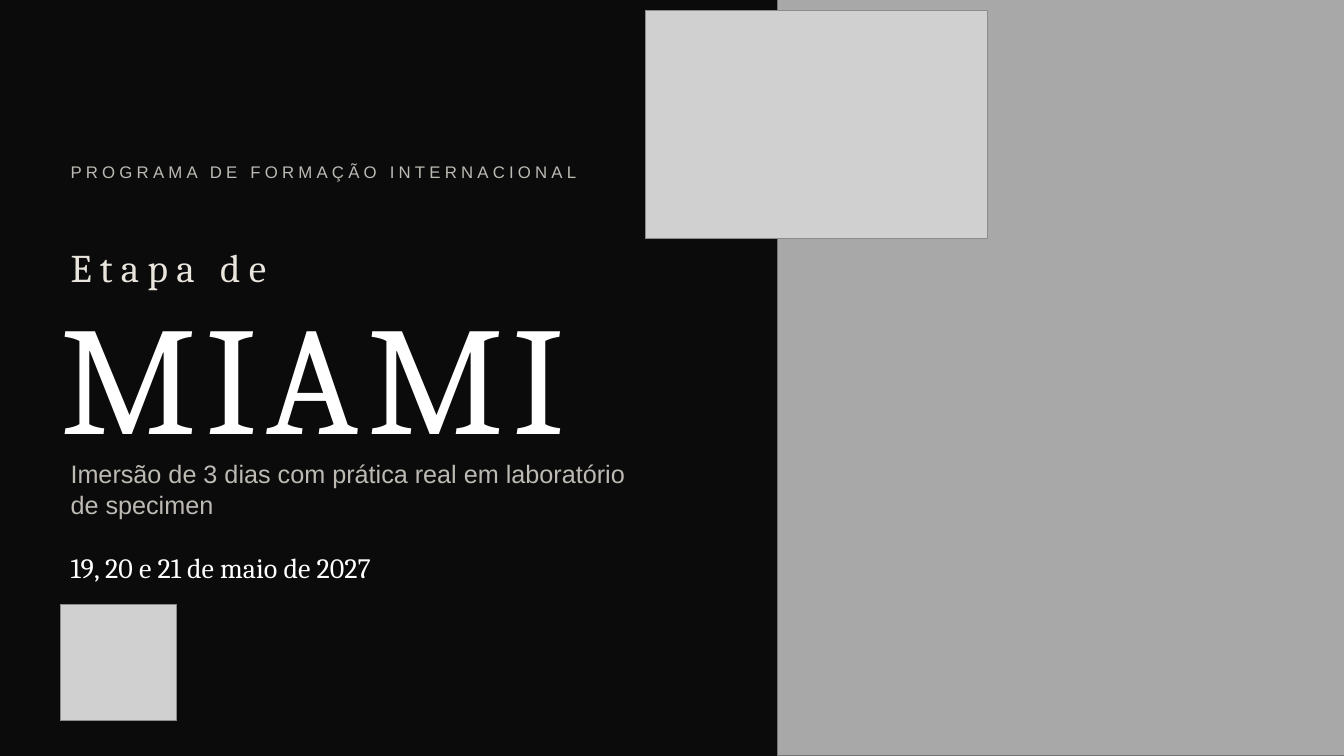
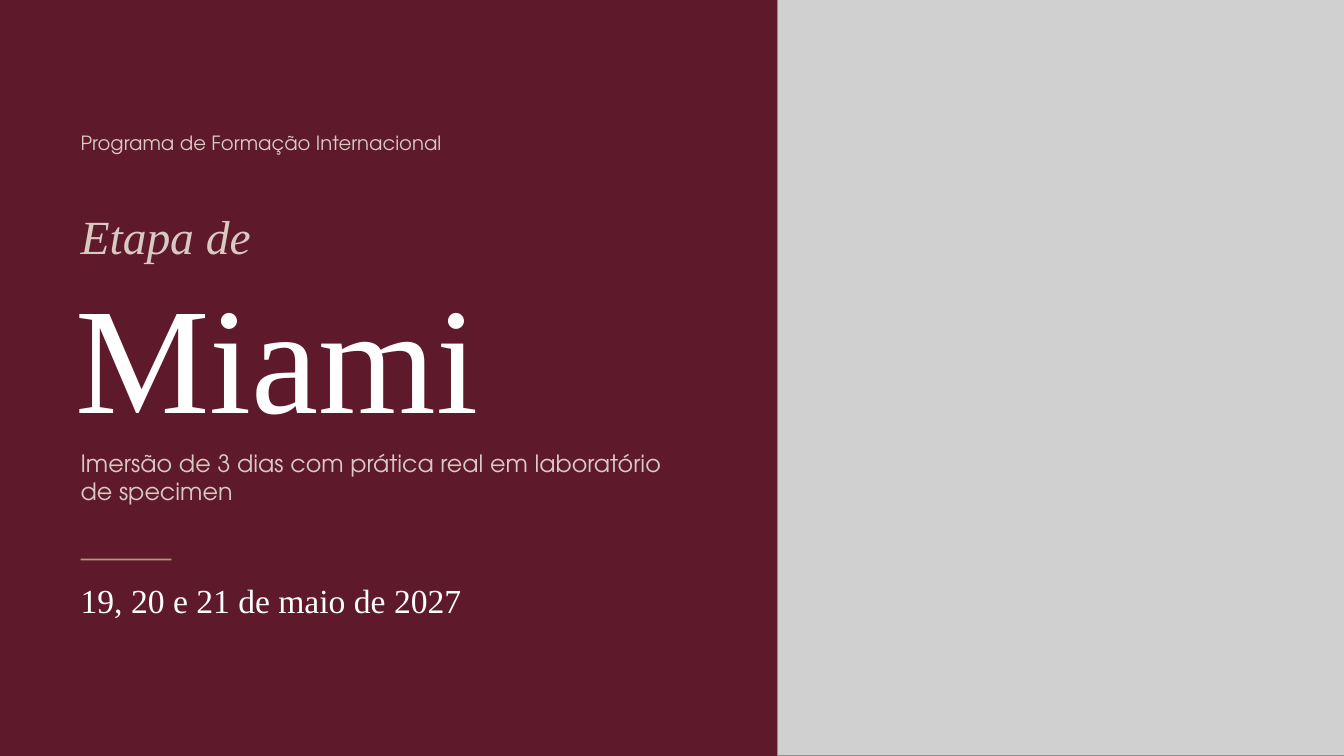
Before and after one commit to humbertovecchi/vecchi, a slide deck: slide 2 of entregas/Formacao-Internacional-Etapa-Miami.pptx. Drawn at 1344x756 pixels with LibreOffice and Linux fonts; fonts in the diff are those of the drawing; grey boxes stand for pictures. Boxes give left, top, right and bottom in pixels: in the first picture for what was removed or moved away, otherwise in the second. Text is boxed around its words. In the diff, an @@ line names an element or a change of style, - is before the commit and + after.

```diff
--- a/entregas/Formacao-Internacional-Etapa-Miami.pptx
+++ b/entregas/Formacao-Internacional-Etapa-Miami.pptx
@@ background #0B0B0C to #5E1A2A @@
@@ picture removed at bbox=[645, 10, 988, 239] @@
@@ rectangle removed at bbox=[777, 0, 1344, 756] @@
@@ text "Programa de Formação Internacional" at bbox=[81, 135, 441, 155]: vertical alignment middle to top @@
@@ text at bbox=[81, 135, 441, 155]: text changed; size 12 to 14 pt; font Arial to TeX Gyre Adventor; text colour #BDBAB4 to #D9C9C3 @@
-PROGRAMA DE FORMAÇÃO INTERNACIONAL
+Programa de Formação Internacional
@@ text "Etapa de": place and size @@
-text "Etapa de" at bbox=[71, 254, 266, 291]
+text "Etapa de" at bbox=[81, 221, 251, 264]
@@ text "Etapa de" at bbox=[81, 221, 251, 264]: size 28 to 34 pt, font Cambria to Times New Roman, text colour #E9E4DC to #D9C9C3, letter spacing 6 to 0 pt, italic on; vertical alignment middle to top @@
@@ text "Miami" at bbox=[76, 313, 479, 415]: vertical alignment middle to top @@
@@ text at bbox=[76, 313, 479, 415]: text changed; size 110 to 108 pt; font Cambria to Times New Roman @@
-MIAMI
+Miami
@@ text "Imersão de 3 dias com ...": place and size @@
-text "Imersão de 3 dias com ..." at bbox=[71, 464, 625, 519]
+text "Imersão de 3 dias com ..." at bbox=[81, 454, 661, 505]
@@ text "Imersão de 3 dias com ..." at bbox=[81, 454, 661, 505]: size 18 to 17 pt, font Arial to TeX Gyre Adventor, text colour #BDBAB4 to #D9C9C3 @@
@@ line added from (81, 560) to (171, 560), #B49A74 1.25 pt @@
@@ text "19, 20 e 21 de ...": place and size @@
-text "19, 20 e 21 de ..." at bbox=[71, 558, 371, 582]
+text "19, 20 e 21 de ..." at bbox=[81, 589, 461, 618]
@@ text "19, 20 e 21 de ..." at bbox=[81, 589, 461, 618]: size 20 to 24 pt, font Cambria to Times New Roman; vertical alignment middle to top @@
@@ picture removed at bbox=[60, 605, 176, 721] @@
```
Also in this commit, not shown: 8 other slides changed, 1 slide added, 1 slide removed, 10 other files.
